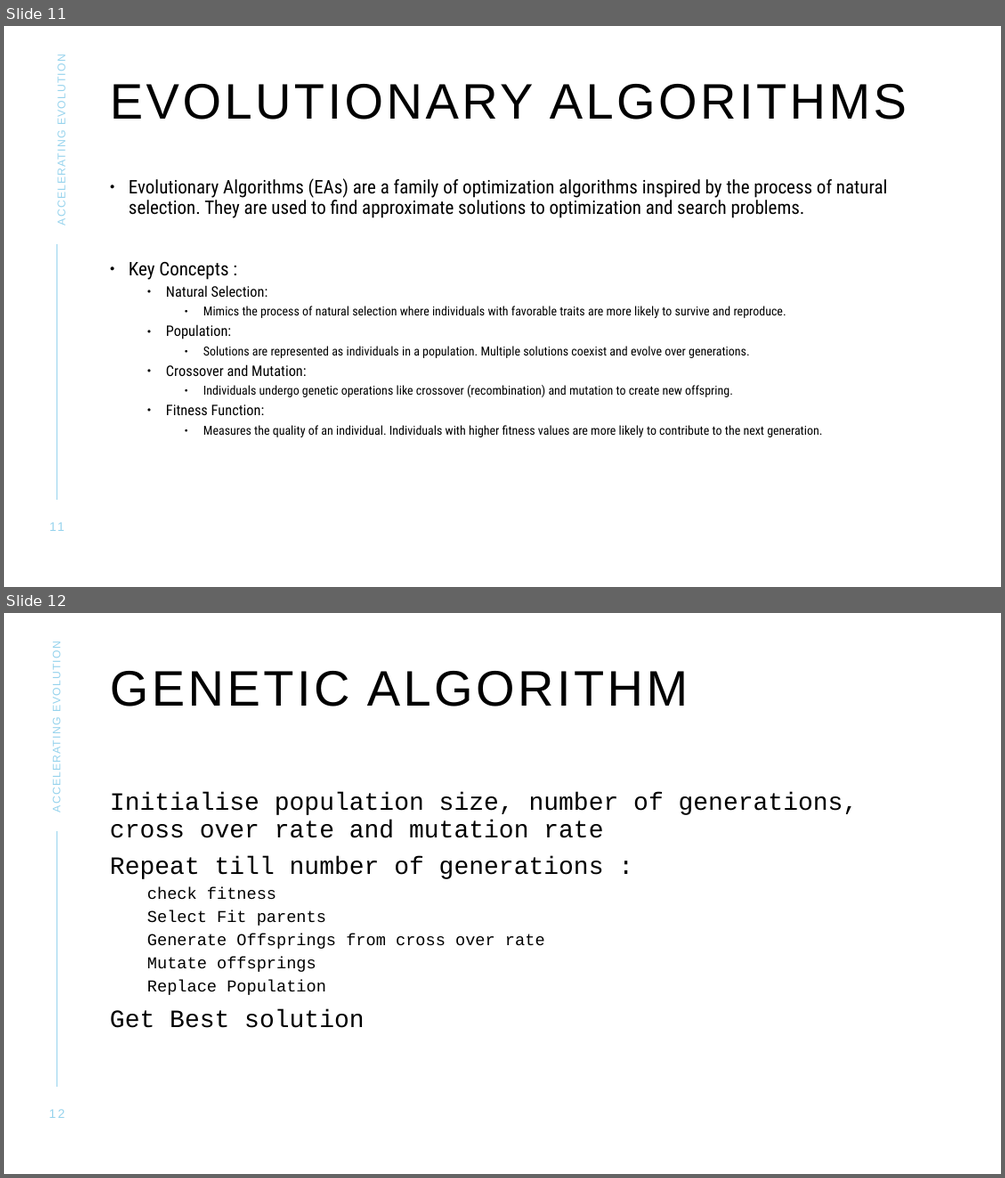
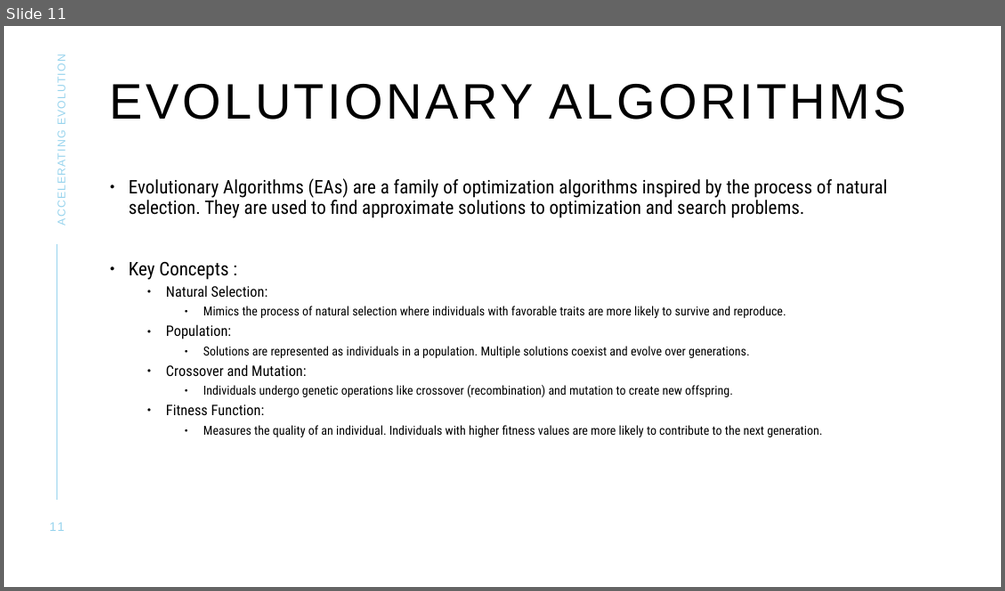
Before and after one commit to Ashirbad-Sarangi/evolutionary_algo_gpu, a slide deck: data/documents/GPU_Presentation_v2.pptx. Shown one above the other, each under a label of ours: slides 11 and 12 before the commit, slide 11 after it. The pictures are 1005x1178 and 1005x591 pixels, drawn with LibreOffice and Linux fonts; fonts in the diff are those of the drawing. Boxes give left, top, right and bottom in pixels: in the first picture for what was removed or moved away, otherwise in the second. Text is boxed around its words. In the diff, an @@ line names an element or a change of style, - is before the commit and + after.

Commit message:
Final Algorithm is ready

```diff
--- a/data/documents/GPU_Presentation_v2.pptx
+++ b/data/documents/GPU_Presentation_v2.pptx
@@ slide 12 removed at <box>4,613,1001,1174</box>, background #FFFFFF; not listed: 1 template element that a slide beside it also shows @@
@@ text removed at <box>50,650,63,810</box> @@
-ACCELERATING EVOLUTION
@@ title removed at <box>110,671,688,706</box> @@
-GENETIC ALGORITHM
@@ text removed at <box>110,792,858,1028</box> @@
-Initialise population size, number of generations, cross over rate and mutation rate
-Repeat till number of generations :
-  check fitness
-  Select Fit parents
-  Generate Offsprings from cross over rate
-  Mutate offsprings
-  Replace Population
-Get Best solution
@@ page number removed at <box>49,1109,65,1118</box> @@
-12
```
Also in this commit, not shown: 6 slides changed, 12 slides added, 5 other slides removed, 15 other files.
